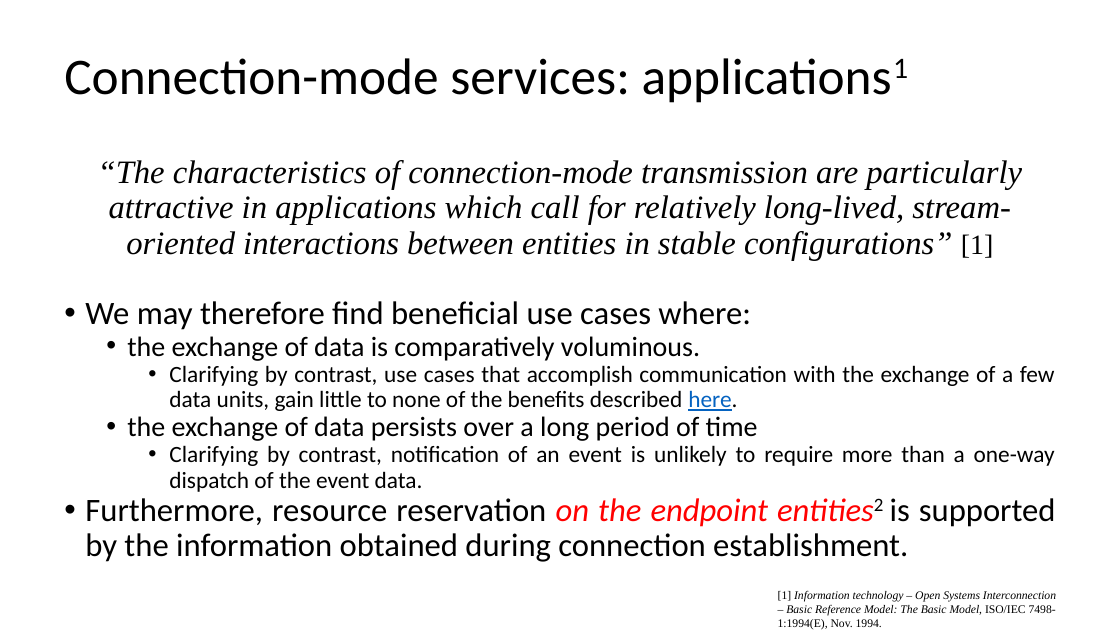
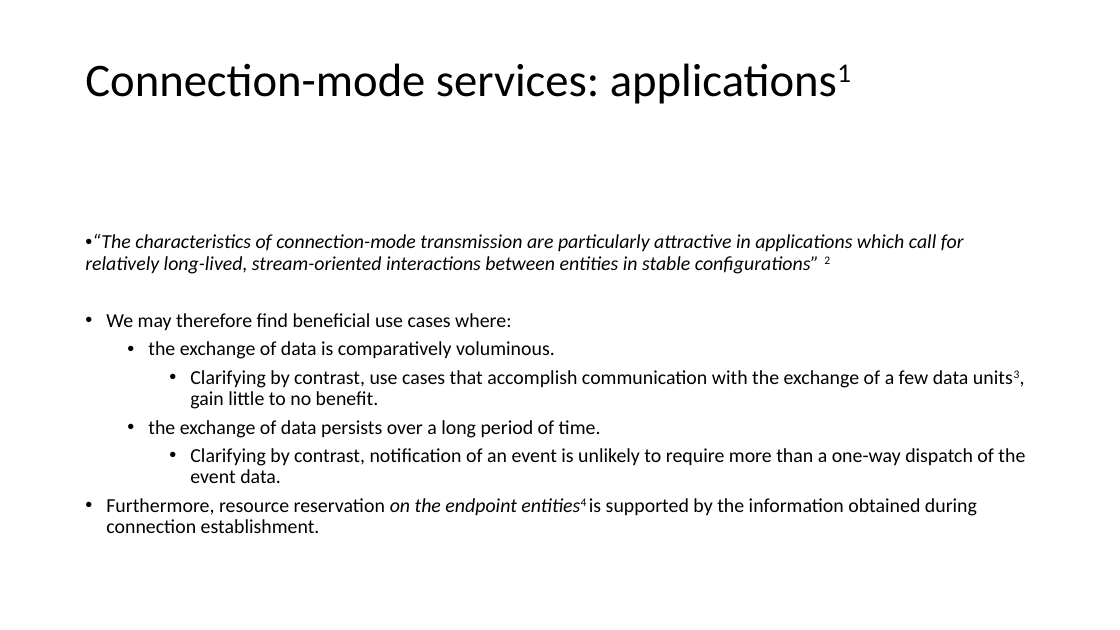
Before and after one commit to lukacassar/hw, a slide deck: slide 41 of CCE2414/1. Networking Foundations.pptx (slide 40 before the commit). Drawn at 1120x630 pixels with LibreOffice and Linux fonts; fonts in the diff are those of the drawing. Boxes give left, top, right and bottom in pixels: in the first picture for what was removed or moved away, otherwise in the second. Text is boxed around its words. In the diff, an @@ line names an element or a change of style, - is before the commit and + after.

```diff
--- a/CCE2414/1. Networking Foundations.pptx
+++ b/CCE2414/1. Networking Foundations.pptx
@@ title "Connection-mode services: applications1": place and size @@
-title "Connection-mode services: applications1" at bbox=[64, 58, 630, 95]
+title "Connection-mode services: applications1" at bbox=[85, 63, 599, 97]
@@ title "Connection-mode services: applications1" at bbox=[85, 63, 599, 97]: size 44 to 40 pt @@
@@ text "“The characteristics of connection-mode transmission ...": place and size @@
-text "“The characteristics of connection-mode transmission ..." at bbox=[85, 160, 1056, 562]
+text "“The characteristics of connection-mode transmission ..." at bbox=[85, 234, 1025, 533]
@@ text at bbox=[85, 234, 964, 274]: text changed; size 28 to 17 pt; font Times New Roman to Calibri @@
-“The characteristics of connection-mode transmission are particularly attractive in applications which call for relatively long-lived, stream-oriented interactions between entities in stable configurations” [1]
+• “The characteristics of connection-mode transmission are particularly attractive in applications which call for relatively long-lived, stream-oriented interactions between entities in stable configurations” 2
@@ text at bbox=[106, 313, 1025, 483]: size 28 to 17 pt in "We may therefore find beneficial use cases ..."; size 24 to 17 pt in "the exchange of data is comparatively voluminous."; size 20 to 17 pt in "Clarifying by contrast, notification of an event ..."; alignment justified to left; more space between paragraphs @@
@@ text at bbox=[148, 370, 969, 438]: text changed; size 20 to 17 pt @@
-    • Clarifying by contrast, use cases that accomplish communication with the exchange of a few data units, gain little to none of the benefits described here.
-  • the exchange of data persists over a long period of time
+    • Clarifying by contrast, use cases that accomplish communication with the exchange of a few data units3, gain little to no benefit.
+  • the exchange of data persists over a long period of time.
@@ text at bbox=[106, 498, 977, 533]: text changed; size 28 to 17 pt @@
-• Furthermore, resource reservation on the endpoint entities2 is supported by the information obtained during connection establishment.
+• Furthermore, resource reservation on the endpoint entities4 is supported by the information obtained during connection establishment.
@@ text removed at bbox=[778, 590, 1056, 630] @@
-[1] Information technology – Open Systems Interconnection – Basic Reference Model: The Basic Model, ISO/IEC 7498-1:1994(E), Nov. 1994.
```
Also in this commit, not shown: 54 other slides changed, 12 slides added, 5 slides removed.
